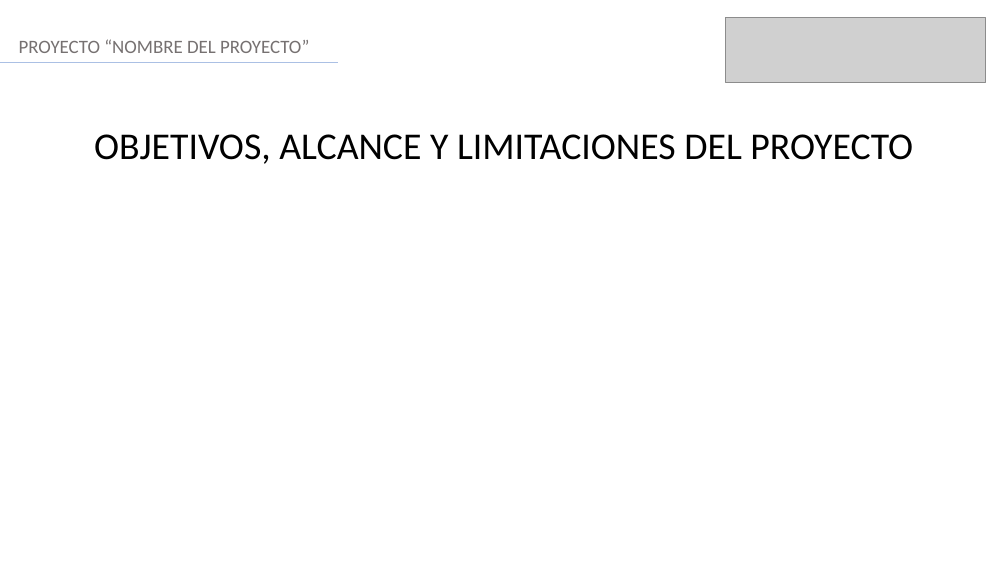
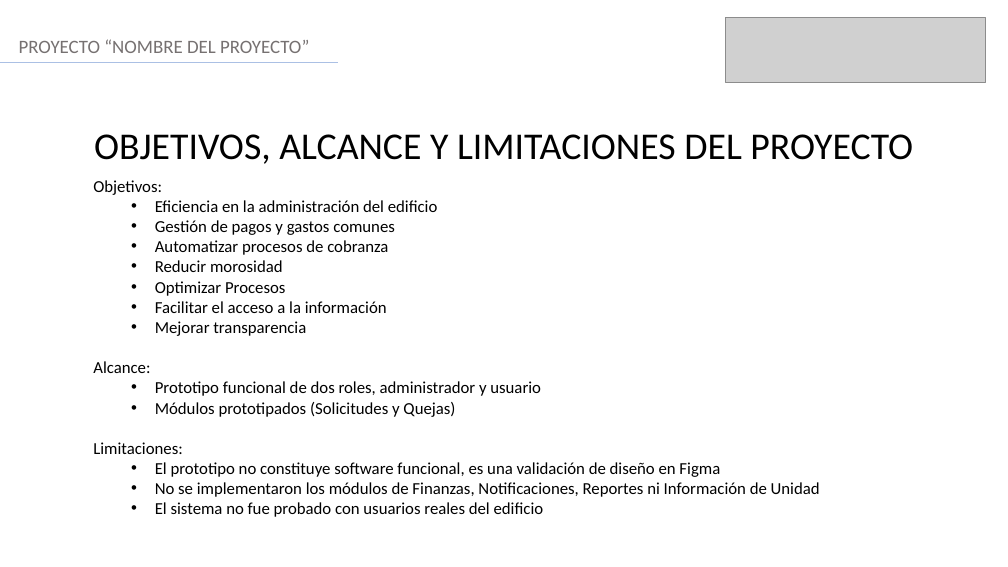
Before and after one commit to jaraantonio/RQY1102-CastilloJaraSoto-ET, a slide deck: slide 5 of 01_Presentacion_Final.ppt. Drawn at 1008x567 pixels with LibreOffice and Linux fonts; fonts in the diff are those of the drawing; grey boxes stand for pictures. Boxes give left, top, right and bottom in pixels: in the first picture for what was removed or moved away, otherwise in the second. Text is boxed around its words. In the diff, an @@ line names an element or a change of style, - is before the commit and + after.

```diff
--- a/01_Presentacion_Final.ppt
+++ b/01_Presentacion_Final.ppt
@@ text added at box(93, 180, 820, 517), 16 pt, text #000000 @@
+Objetivos:
+  • Eficiencia en la administración del edificio
+  • Gestión de pagos y gastos comunes
+  • Automatizar procesos de cobranza
+  • Reducir morosidad
+  • Optimizar Procesos
+  • Facilitar el acceso a la información
+  • Mejorar transparencia
+Alcance:
+  • Prototipo funcional de dos roles, administrador y usuario
+  • Módulos prototipados (Solicitudes y Quejas)
+Limitaciones:
+  • El prototipo no constituye software funcional, es una validación de diseño en Figma
+  • No se implementaron los módulos de Finanzas, Notificaciones, Reportes ni Información de Unidad
+  • El sistema no fue probado con usuarios reales del edificio
```
Also in this commit, not shown: 12 other slides changed, 7 slides added.
